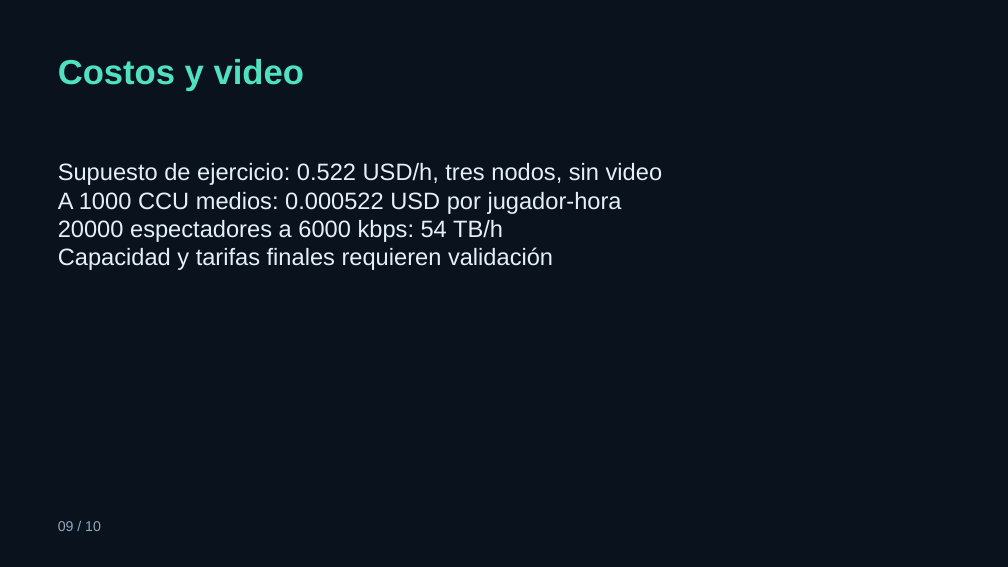
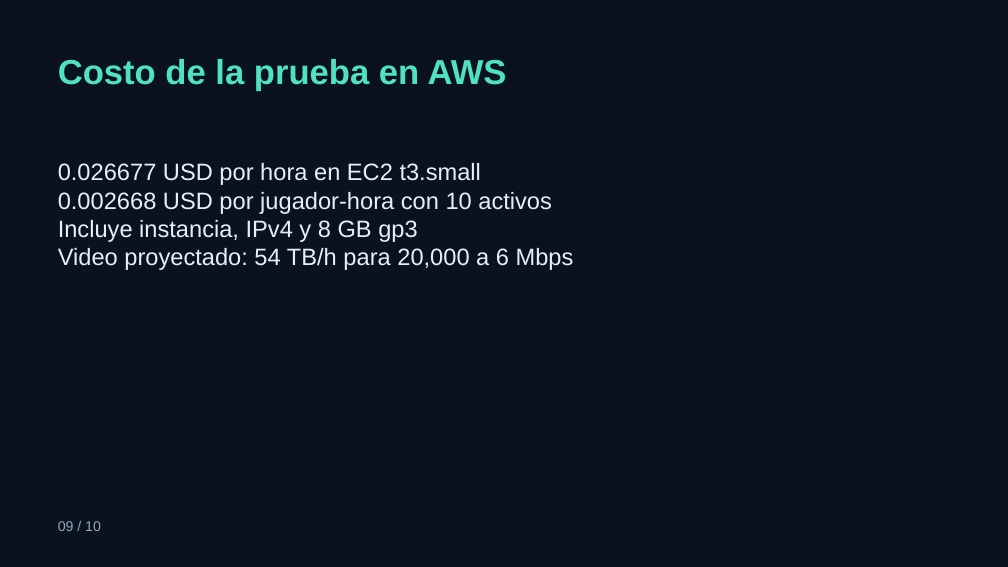
Before and after one commit to luishinojosacorona123-spec/bloques-arena, a slide deck: slide 9 of docs/Presentacion.pptx. Drawn at 1008x567 pixels with LibreOffice and Linux fonts; fonts in the diff are those of the drawing. Boxes give left, top, right and bottom in pixels: in the first picture for what was removed or moved away, otherwise in the second. Text is boxed around its words. In the diff, an @@ line names an element or a change of style, - is before the commit and + after.

```diff
--- a/docs/Presentacion.pptx
+++ b/docs/Presentacion.pptx
@@ text at [58, 59, 507, 91]: text changed @@
-Costos y video
+Costo de la prueba en AWS
@@ text at [58, 163, 574, 270]: text changed @@
-Supuesto de ejercicio: 0.522 USD/h, tres nodos, sin video
-A 1000 CCU medios: 0.000522 USD por jugador-hora
-20000 espectadores a 6000 kbps: 54 TB/h
-Capacidad y tarifas finales requieren validación
+0.026677 USD por hora en EC2 t3.small
+0.002668 USD por jugador-hora con 10 activos
+Incluye instancia, IPv4 y 8 GB gp3
+Video proyectado: 54 TB/h para 20,000 a 6 Mbps
```
Also in this commit, not shown: 2 other slides changed, 4 other files.
